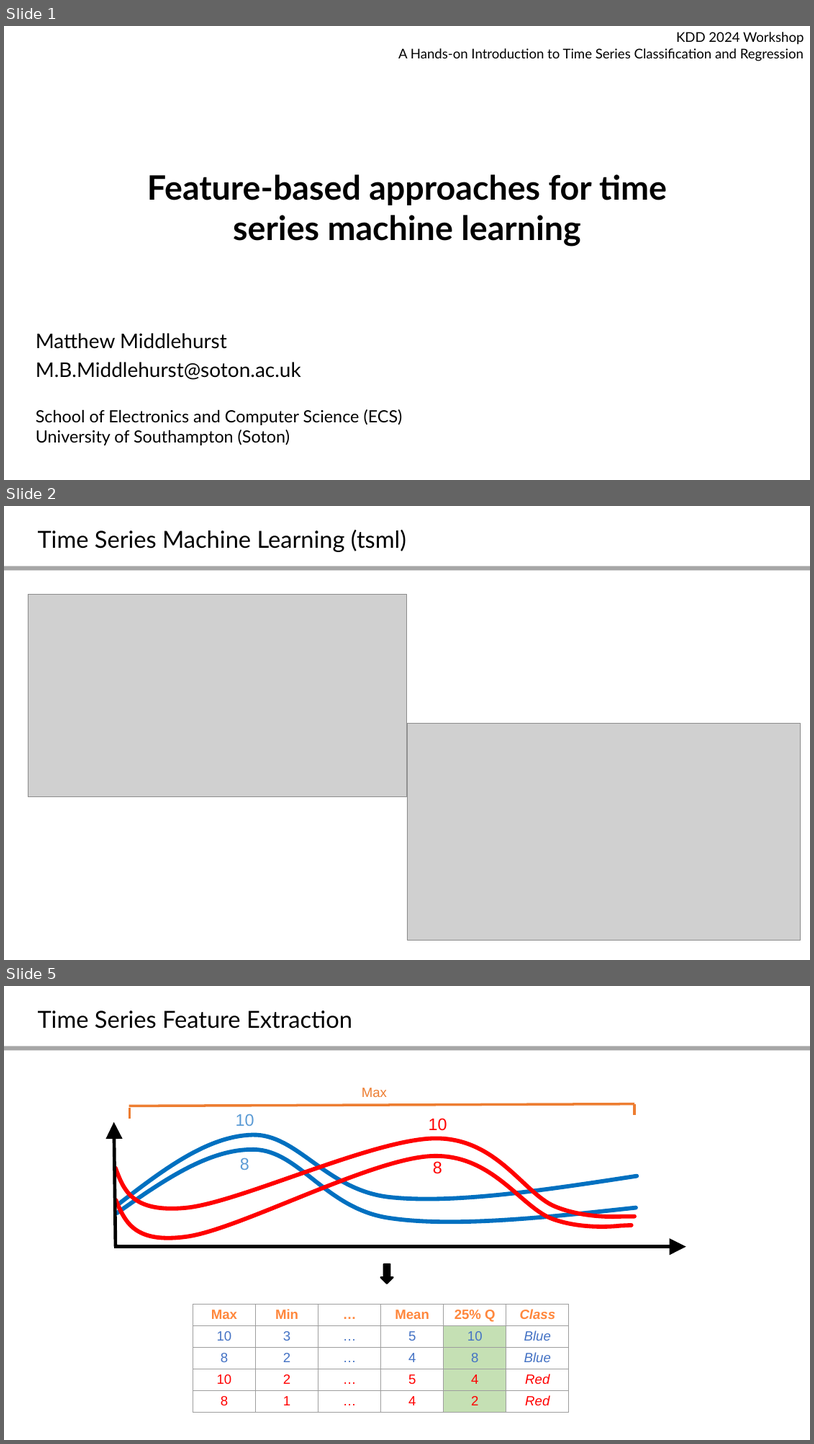
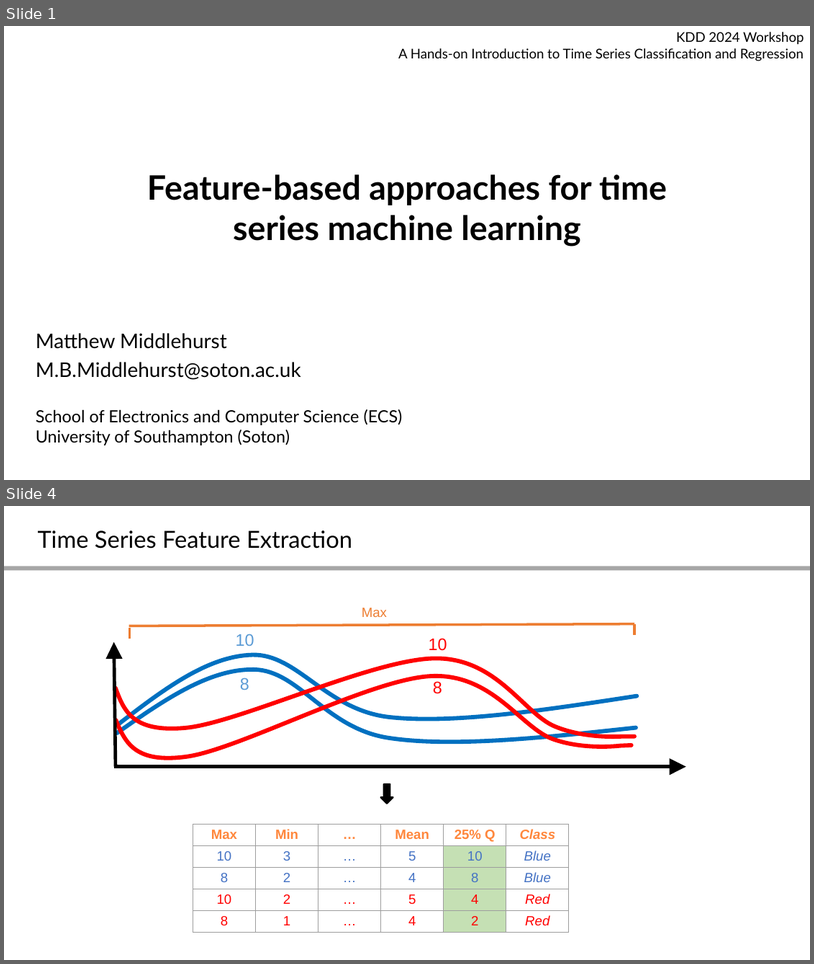
Before and after one commit to aeon-toolkit/aeon-tutorials, a slide deck: KDD-2024/Slides/part4_feature_based.pptx. Shown one above the other, each under a label of ours: slides 1, 2 and 5 before the commit, slides 1 and 4 after it; the slides between them are not shown. The pictures are 814x1444 and 814x964 pixels, drawn with LibreOffice and Linux fonts; fonts in the diff are those of the drawing; grey boxes stand for pictures. Boxes give left, top, right and bottom in pixels: in the first picture for what was removed or moved away, otherwise in the second. Text is boxed around its words. In the diff, an @@ line names an element or a change of style, - is before the commit and + after.

```diff
--- a/KDD-2024/Slides/part4_feature_based.pptx
+++ b/KDD-2024/Slides/part4_feature_based.pptx
@@ slide 2 removed at box(4, 506, 810, 960), background #FFFFFF; not listed: 1 template element that a slide beside it also shows @@
@@ title removed at box(38, 530, 406, 552) @@
-Time Series Machine Learning (tsml)
@@ picture removed at box(28, 594, 407, 796) @@
@@ picture removed at box(407, 723, 801, 939) @@
@@ what was slide 5 is now slide 4 @@
```
Also in this commit, not shown: 5 slides changed, 2 other files.
